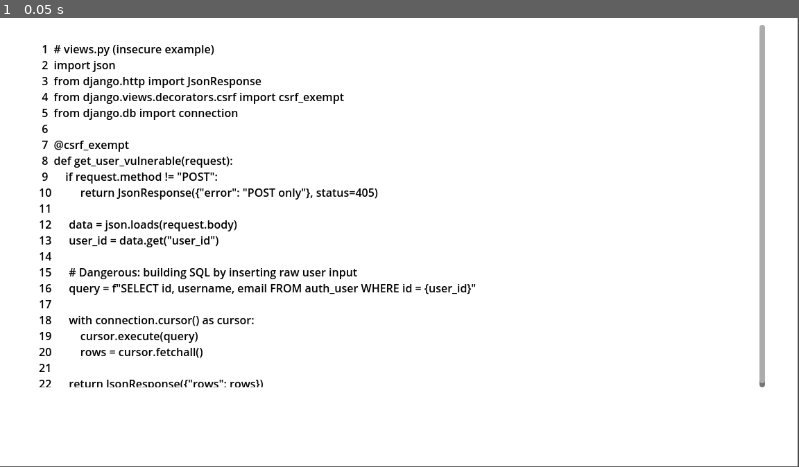
Above: before the commit, frame 1.
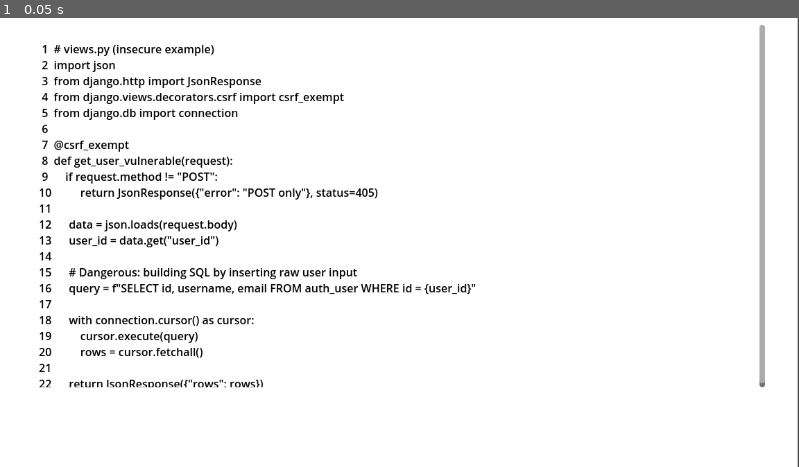
Above: after the commit, the same moment.

Repository: williamhassel/safecode_pt
Game: Godot game, scene res://node_2d.tscn
The game is run twice, just before and just after one commit, with the same random seed, the same clock (stepped at 60 frames per second) and the same inputs.
Inputs:
- Up to frame 1 (0.05 s): no input

The runs differ from the first frame. In frame 1, 0.2% of the frame differs, in the area x 0-100%, y 99-100%.

Commit message:
Add API endpoints and UI improvements for challenge system
Backend changes:
- Add LatestChallengeView endpoint to fetch most recent challenge
- Include challenge ID in API responses for tracking
- Add .env file loading support in settings

Frontend changes:
- Update HomePage with progress tracking and certificate display
- Improve GamePage styling and layout
- Update API client for authentication
- Update Godot build files

Godot changes:
- Update CodeDisplay script for better code rendering
- Update node scene configuration

🤖 Generated with [Claude Code](https://claude.com/claude-code)

Co-Authored-By: Claude Sonnet 4.5 <noreply@anthropic.com>

Diff:
--- a/safecode/node_2d.tscn
+++ b/safecode/node_2d.tscn
@@ -8,7 +8,7 @@
 offset_left = -1.0
 offset_top = -1.0
 offset_right = 1150.0
-offset_bottom = 647.0
+offset_bottom = 1558.0
 
 [node name="RichTextLabel" type="RichTextLabel" parent="."]
 offset_left = 56.0
--- a/safecode/scripts/CodeDisplay.gd
+++ b/safecode/scripts/CodeDisplay.gd
@@ -1,7 +1,33 @@
 extends RichTextLabel
 
 func _ready():
-	# Simple code snippet for now
+	# Enable JavaScript communication
+	if OS.has_feature("web"):
+		# Set up JavaScript interface to listen for messages
+		var js_code = """
+		window.addEventListener('message', function(event) {
+			console.log('Godot iframe received message:', event.data);
+			if (event.data && event.data.type === 'SET_CODE') {
+				console.log('Setting code in Godot:', event.data.code.substring(0, 50) + '...');
+				// Store the code in a global variable that Godot can read
+				window.pendingCode = event.data.code;
+			}
+		});
+
+		// Notify parent that Godot is ready
+		window.parent.postMessage({ type: 'GODOT_READY' }, '*');
+		console.log('Godot ready, listening for messages');
+		"""
+		JavaScriptBridge.eval(js_code)
+
+		# Start polling for code updates
+		var timer = Timer.new()
+		timer.wait_time = 0.1  # Check every 100ms
+		timer.timeout.connect(_check_for_code_update)
+		add_child(timer)
+		timer.start()
+
+	# Default code snippet (will be replaced when message is received)
 	var code_text = """
  1  # views.py (insecure example)
  2  import json
@@ -31,3 +57,29 @@
 	self.text = code_text
 	self.scroll_active = true
 	self.scroll_following = false
+
+# Check for code updates from JavaScript
+func _check_for_code_update():
+	if OS.has_feature("web"):
+		var js_code = "window.pendingCode || null"
+		var pending_code = JavaScriptBridge.eval(js_code)
+
+		if pending_code != null and pending_code != "":
+			# Clear the pending code
+			JavaScriptBridge.eval("window.pendingCode = null")
+
+			# Update the display
+			update_code_display(pending_code)
+
+# Update the code display with line numbers
+func update_code_display(new_code: String):
+	# Add line numbers to the code
+	var lines = new_code.split("\n")
+	var numbered_code = ""
+	for i in range(lines.size()):
+		var line_num = str(i + 1).pad_zeros(2)
+		numbered_code += " " + line_num + "  " + lines[i]
+		if i < lines.size() - 1:
+			numbered_code += "\n"
+
+	self.text = numbered_code
Not shown, changed: backend/api/views.py
Not shown, changed: backend/settings.py
Not shown, changed: backend/urls.py
Not shown, changed: frontend/public/godot-build/index.html
Not shown, changed: frontend/public/godot-build/index.pck
Not shown, changed: frontend/src/api/client.js
Not shown, changed: frontend/src/pages/GamePage.css
Not shown, changed: frontend/src/pages/HomePage.js
